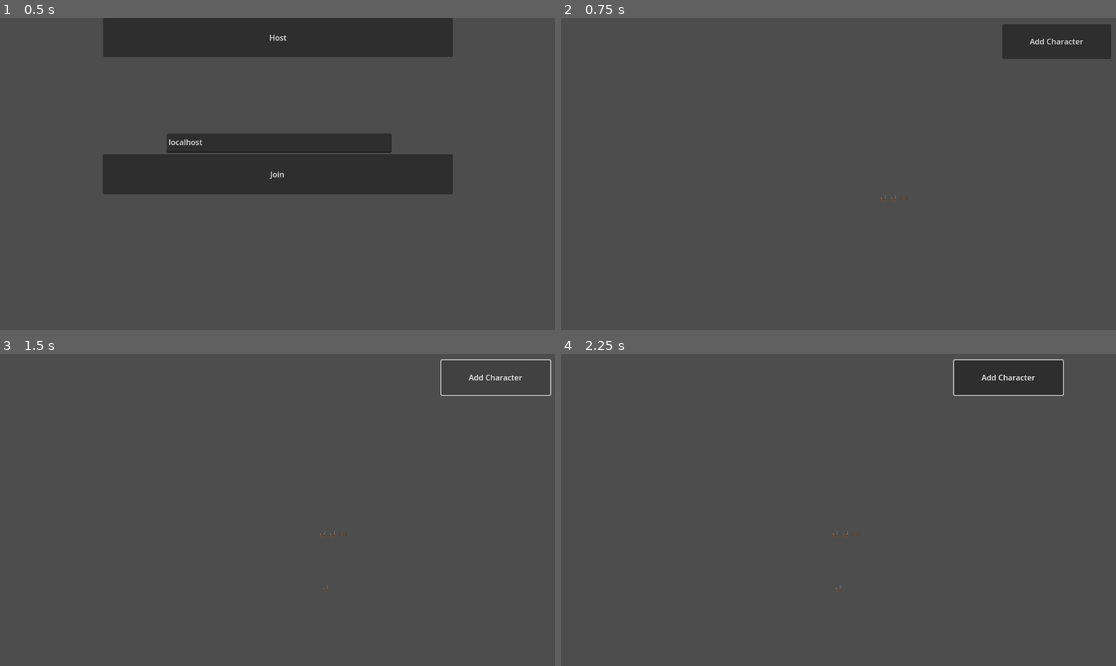
Above: before the commit, frames 1-4 (two rows, left to right).
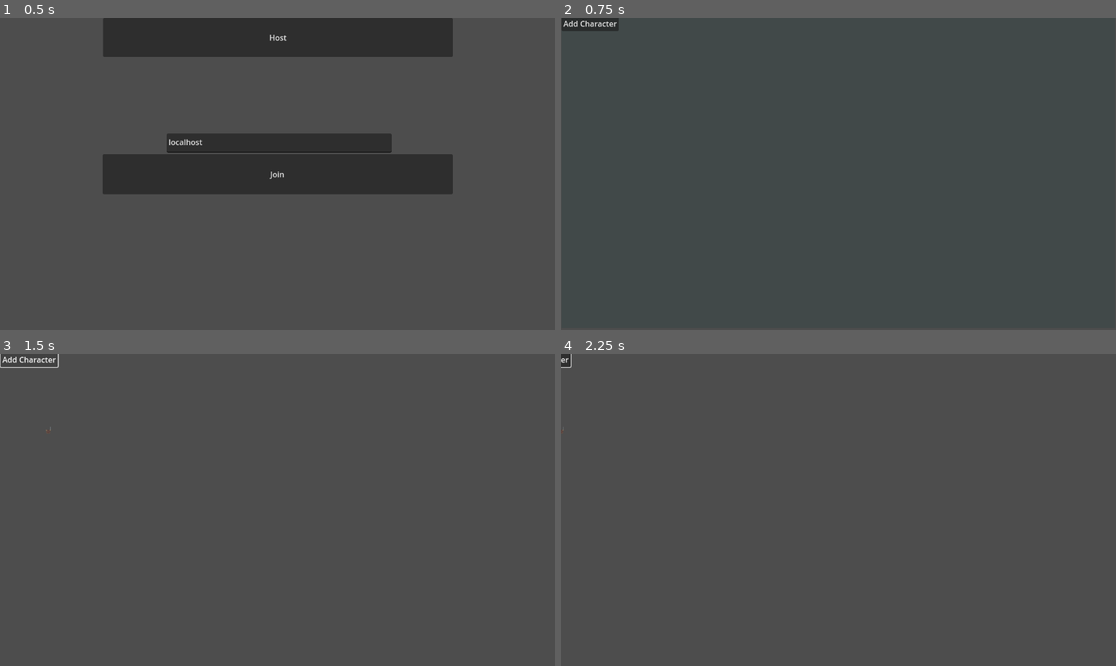
Above: after the commit, the same moments.

Repository: tomeng99/aoe-game-godot
Game: Godot game, scene res://scenes/Menu.tscn
The game is run twice, just before and just after one commit, with the same random seed, the same clock (stepped at 60 frames per second) and the same inputs. The engine's default icon, where the game draws it, is replaced by a stand-in: a white triangle on a blue panel in a dark square.
Inputs (mouse positions are in pixels of both pictures, inside the frame that each line leads up to):
- Up to frame 1 (0.5 s): no input
- Up to frame 2 (0.75 s): click "Host" at 0.5 s
- Up to frame 3 (1.5 s): click "Add Character" at 1.25 s
- Up to frame 4 (2.25 s): tap Enter at 2 s; move the mouse to (882, 534) at 2.02 s; hold Right (ui_right) from 2.03 s (still down); click (882, 534) at 2.17 s

Frame 1 is identical in both runs. In frame 2, 2.6% of the frame differs, in the area x 0-100%, y 0-59%; in frame 3, 0.4%; in frame 4, 2.4%.

Commit message:
good shit happend

Diff:
--- a/scenes/Main.tscn
+++ b/scenes/Main.tscn
@@ -1,15 +1,9 @@
-[gd_scene load_steps=6 format=3 uid="uid://bfy4o2brl5o4b"]
+[gd_scene load_steps=2 format=3 uid="uid://bfy4o2brl5o4b"]
 
 [ext_resource type="Texture2D" uid="uid://d2gacc45i4m3u" path="res://resources/icon.svg" id="1_6n6oq"]
-[ext_resource type="PackedScene" uid="uid://c6ye8nk3emdak" path="res://scenes/Player.tscn" id="2_22chy"]
-[ext_resource type="PackedScene" uid="uid://jrgtn7h5ckjh" path="res://scenes/Character.tscn" id="3_t7jnn"]
-[ext_resource type="Script" path="res://scenes/selection_box.gd" id="4_8wht2"]
-[ext_resource type="PackedScene" uid="uid://dyfqrh1pynktn" path="res://scenes/AnotherCharacterSlow.tscn" id="5_pl083"]
 
 [node name="Main" type="Node2D"]
 position = Vector2(576, 323)
-script = ExtResource("4_8wht2")
-player_scene = ExtResource("3_t7jnn")
 
 [node name="Icon" type="Sprite2D" parent="."]
 visible = false
@@ -21,38 +15,3 @@
 position = Vector2(514.997, 384.793)
 scale = Vector2(9.00781, 5.04688)
 texture = ExtResource("1_6n6oq")
-
-[node name="Player" parent="." instance=ExtResource("2_22chy")]
-
-[node name="Characters" type="Node2D" parent="."]
-
-[node name="Character" parent="Characters" instance=ExtResource("3_t7jnn")]
-
-[node name="Character2" parent="Characters" instance=ExtResource("3_t7jnn")]
-position = Vector2(115, 50)
-
-[node name="CharacterSlow" parent="Characters" instance=ExtResource("5_pl083")]
-position = Vector2(135, 50)
-
-[node name="Control" type="Control" parent="."]
-layout_mode = 3
-anchors_preset = 0
-offset_left = -574.0
-offset_top = -326.0
-offset_right = 575.0
-offset_bottom = 324.0
-
-[node name="SelectionBox" type="ColorRect" parent="Control"]
-layout_mode = 0
-offset_right = 1149.0
-offset_bottom = 648.0
-color = Color(0, 0.198906, 0.198906, 0.145098)
-
-[node name="Button" type="Button" parent="."]
-offset_left = 340.0
-offset_top = -311.0
-offset_right = 566.0
-offset_bottom = -239.0
-text = "Add Character"
-
-[connection signal="pressed" from="Button" to="." method="_on_button_pressed"]
--- a/scenes/Menu.tscn
+++ b/scenes/Menu.tscn
@@ -1,7 +1,8 @@
-[gd_scene load_steps=3 format=3 uid="uid://b0enmd52uw1gw"]
+[gd_scene load_steps=4 format=3 uid="uid://b0enmd52uw1gw"]
 
 [ext_resource type="Script" path="res://scenes/menu.gd" id="1_a28gd"]
 [ext_resource type="PackedScene" uid="uid://bfy4o2brl5o4b" path="res://scenes/Main.tscn" id="2_77kiy"]
+[ext_resource type="Script" path="res://scenes/multiplayer_spawner.gd" id="3_msxbj"]
 
 [node name="Menu" type="Node2D"]
 script = ExtResource("1_a28gd")
@@ -47,8 +48,9 @@
 placeholder_text = "IP"
 
 [node name="MultiplayerSpawner" type="MultiplayerSpawner" parent="."]
-_spawnable_scenes = PackedStringArray("res://scenes/Main.tscn", "res://scenes/Player.tscn", "res://scenes/AnotherCharacterSlow.tscn")
+_spawnable_scenes = PackedStringArray("res://scenes/Player.tscn", "res://scenes/Player.tscn", "res://scenes/Character.tscn", "res://scenes/AnotherCharacterSlow.tscn")
 spawn_path = NodePath("..")
+script = ExtResource("3_msxbj")
 
 [connection signal="pressed" from="MenuBar/host" to="." method="_on_host_pressed"]
 [connection signal="pressed" from="MenuBar/join" to="." method="_on_join_pressed"]
--- a/scenes/Player.tscn
+++ b/scenes/Player.tscn
@@ -1,8 +1,35 @@
-[gd_scene load_steps=2 format=3 uid="uid://c6ye8nk3emdak"]
+[gd_scene load_steps=3 format=3 uid="uid://c6ye8nk3emdak"]
 
 [ext_resource type="Script" path="res://scenes/camera_2d.gd" id="1_rsto3"]
+[ext_resource type="Script" path="res://scenes/selection_box.gd" id="2_3f5gh"]
 
 [node name="Player" type="Node2D"]
+script = ExtResource("2_3f5gh")
 
 [node name="Camera2D" type="Camera2D" parent="."]
+offset = Vector2(575, 328)
 script = ExtResource("1_rsto3")
+
+[node name="Characters" type="Node2D" parent="."]
+
+[node name="Control" type="Control" parent="."]
+layout_mode = 3
+anchors_preset = 0
+offset_right = 1149.0
+offset_bottom = 648.0
+metadata/_edit_use_anchors_ = true
+
+[node name="SelectionBox" type="ColorRect" parent="Control"]
+layout_mode = 0
+offset_right = 1149.0
+offset_bottom = 648.0
+color = Color(0, 0.198906, 0.198906, 0.145098)
+metadata/_edit_use_anchors_ = true
+
+[node name="Button" type="Button" parent="."]
+offset_right = 8.0
+offset_bottom = 8.0
+text = "Add Character"
+metadata/_edit_use_anchors_ = true
+
+[connection signal="pressed" from="Button" to="." method="_on_button_pressed"]
--- a/scenes/menu.gd
+++ b/scenes/menu.gd
@@ -10,11 +10,17 @@
 	peer.create_server(25566)
 	multiplayer.multiplayer_peer = peer
 	multiplayer.peer_connected.connect(_add_player)
-	_add_player()  # Add the local player
+
+	# Add the main scene first
+	var main = main_scene.instantiate()
+	add_child(main)
+
+	# Then add the local player
+	_add_player(multiplayer.get_unique_id())
 	menu_bar.queue_free()  # Remove the MenuBar after logic
 
-func _add_player(id = 1):
-	var player = main_scene.instantiate()
+func _add_player(id):
+	var player = preload("res://scenes/Player.tscn").instantiate()
 	player.name = "Player_" + str(id)
 	player.set_multiplayer_authority(id)
 	add_child(player)
--- /dev/null
+++ b/scenes/multiplayer_spawner.gd
@@ -0,0 +1,85 @@
+extends Node
+
+var pending_spawns = []
+
+@rpc("any_peer", "call_local")
+func rpc_request_spawn(position, authority):
+	print("rpc_request_spawn called with position:", position, " authority:", authority)
+	if multiplayer.is_server():
+		print("Server received spawn request, calling rpc_add_character")
+		rpc("rpc_add_character", position, authority)
+	else:
+		print("Client received spawn request (this shouldn't happen)")
+
+@rpc("call_local", "authority")
+func rpc_add_character(position, authority):
+	print("rpc_add_character called with position:", position, " authority:", authority)
+	var player_path = "/root/Menu/Player_" + str(authority)
+	var player_node = get_tree().get_root().get_node_or_null(player_path)
+	print("Looking for player at path:", player_path)
+
+	if player_node:
+		print("Found player node, spawning character")
+		_spawn_character(player_node, position, authority)
+	else:
+		print("Player node not found, queueing spawn")
+		pending_spawns.append({ "position": position, "authority": authority })
+
+func _add_player(id):
+	var player = preload("res://scenes/Player.tscn").instantiate()
+	player.name = "Player_" + str(id)
+	player.set_multiplayer_authority(id)
+
+	# Add player to the root node (not spawner!)
+	get_tree().root.get_node("root").add_child(player)
+
+	print("Added player:", player.name)
+
+	# Check if any pending spawns are waiting for this player
+	_process_pending_spawns_for(id)
+
+
+	# Check if any pending spawns are waiting for this player
+	_process_pending_spawns_for(id)
+
+func _spawn_character(player_node, position, authority):
+	print("_spawn_character called")
+	var characters_node = player_node.get_node("Characters")
+	print("Found Characters node:", characters_node)
+	var scene_instance = preload("res://scenes/Character.tscn").instantiate()
+	scene_instance.global_position = position
+	scene_instance.set_multiplayer_authority(authority)
+	characters_node.add_child(scene_instance)
+	print("Character spawned successfully for player:", authority)
+
+func _process_pending_spawns_for(authority):
+	var still_pending = []
+	for spawn in pending_spawns:
+		if spawn.authority == authority:
+			var player_path = "/root/Menu/Player_" + str(authority)
+			var player_node = get_tree().get_root().get_node_or_null(player_path)
+			if player_node:
+				print("Found player:", player_path)
+				_spawn_character(player_node, spawn.position, spawn.authority)
+			else:
+				print("Player not found:", player_path)
+				still_pending.append(spawn)
+		else:
+			still_pending.append(spawn)
+	pending_spawns = still_pending
+
+func _process(delta):
+	if not pending_spawns.is_empty():
+		print("Trying to process pending spawns...")
+	var still_pending = []
+	for spawn in pending_spawns:
+		var player_path = "/root/Menu/Player_" + str(spawn.authority)
+		var player_node = get_tree().get_root().get_node_or_null(player_path)
+
+		if player_node:
+			print("Found player:", player_path)
+			_spawn_character(player_node, spawn.position, spawn.authority)
+		else:
+			print("Player not found:", player_path)
+			still_pending.append(spawn)
+	pending_spawns = still_pending
--- a/scenes/selection_box.gd
+++ b/scenes/selection_box.gd
@@ -9,11 +9,20 @@
 @onready var characters_node = $Characters  # The parent node where new characters will be added
 @export var player_scene: PackedScene # The parent node where new characters will be added
 
+func _ready():
+	# Auto-locate the spawner when the player is created
+	var spawner_path = "/root/Menu/MultiplayerSpawner"  # Path includes Menu node
+	var spawner_node = get_node_or_null(spawner_path)
+	if spawner_node:
+		spawner = spawner_node
+		print("Successfully found spawner at:", spawner_path)
+	else:
+		push_error("MultiplayerSpawner not found at path: " + spawner_path)
 
-func _ready():
-	selection_box.visible = false
+@onready var spawner: Node
 
 func _enter_tree():
+	print(name)
 	set_multiplayer_authority(name.to_int())  # Ensure authority is set based on the player ID
 
 func _input(event):
@@ -82,25 +91,18 @@
 	selected_characters.clear()
 
 func _on_button_pressed():
-	# Notify all clients to add this character to their Characters node
-	rpc_add_character.rpc(Vector2(randf() * 500, randf() * 500), multiplayer.get_unique_id())
+	print("Button pressed - attempting to spawn character")
+	var position = Vector2(randf() * 500, randf() * 500)
+	var my_id = multiplayer.get_unique_id()
+	print("My ID:", my_id)
 
-
-@rpc("call_local", "any_peer")
-func rpc_add_character(position, authority):
-	print("Is server:", multiplayer.is_server())
-	var scene_instance = player_scene.instantiate()
-	scene_instance.global_position = position
-
-	# Ensure authority is set correctly
-	scene_instance.set_multiplayer_authority(authority)
-	print("spawned minion for ", authority, " on ", multiplayer.get_unique_id())
-
-	# Add MultiplayerSynchronizer if needed
-	if not scene_instance.has_node("MultiplayerSynchronizer"):
-		var sync = MultiplayerSynchronizer.new()
-		sync.name = "MultiplayerSynchronizer"
-		scene_instance.add_child(sync)
-
-	print(characters_node)
-	characters_node.add_child(scene_instance)
+	if spawner:
+		print("Spawner found, requesting spawn at position:", position)
+		if multiplayer.is_server():
+			print("Running as server, calling rpc_request_spawn directly")
+			spawner.rpc_request_spawn(position, my_id)  # Direct local call
+		else:
+			print("Running as client, sending spawn request to server")
+			spawner.rpc_id(1, "rpc_request_spawn", position, my_id)
+	else:
+		push_error("Spawner is not assigned in SelectionBox!")
